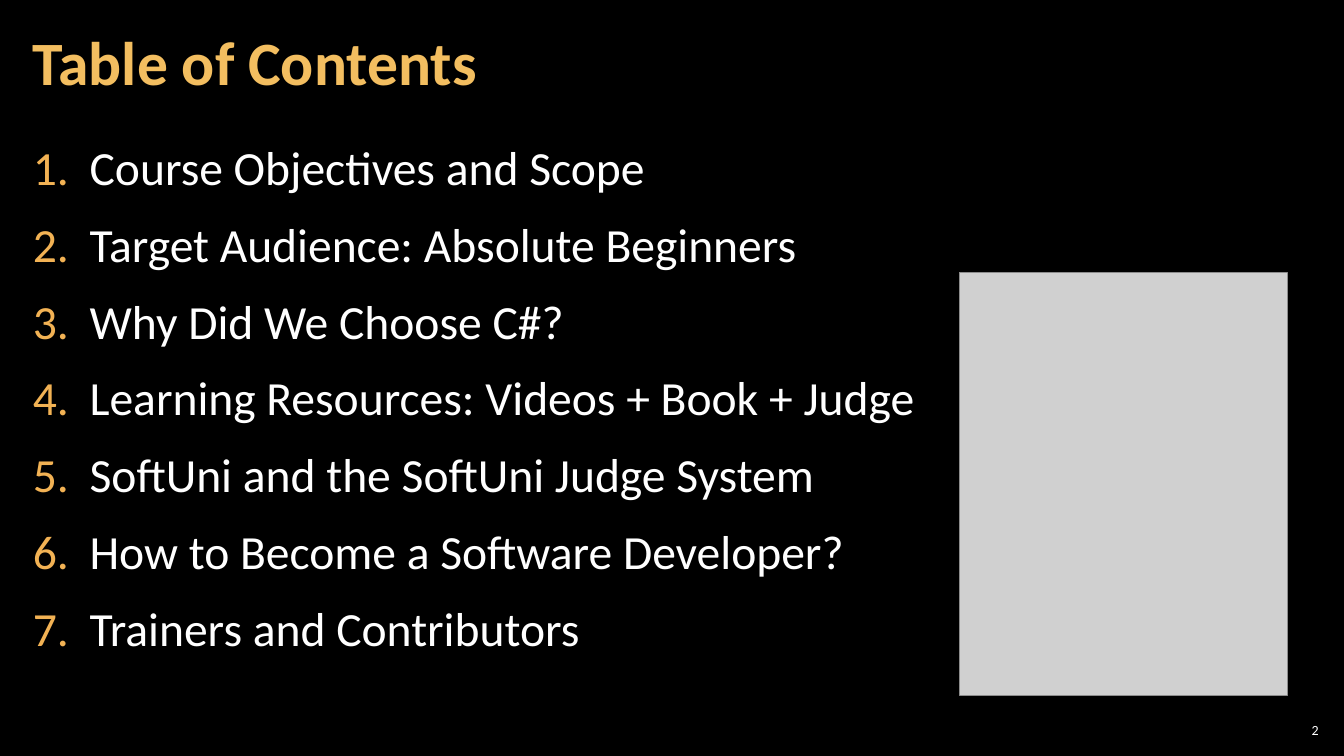
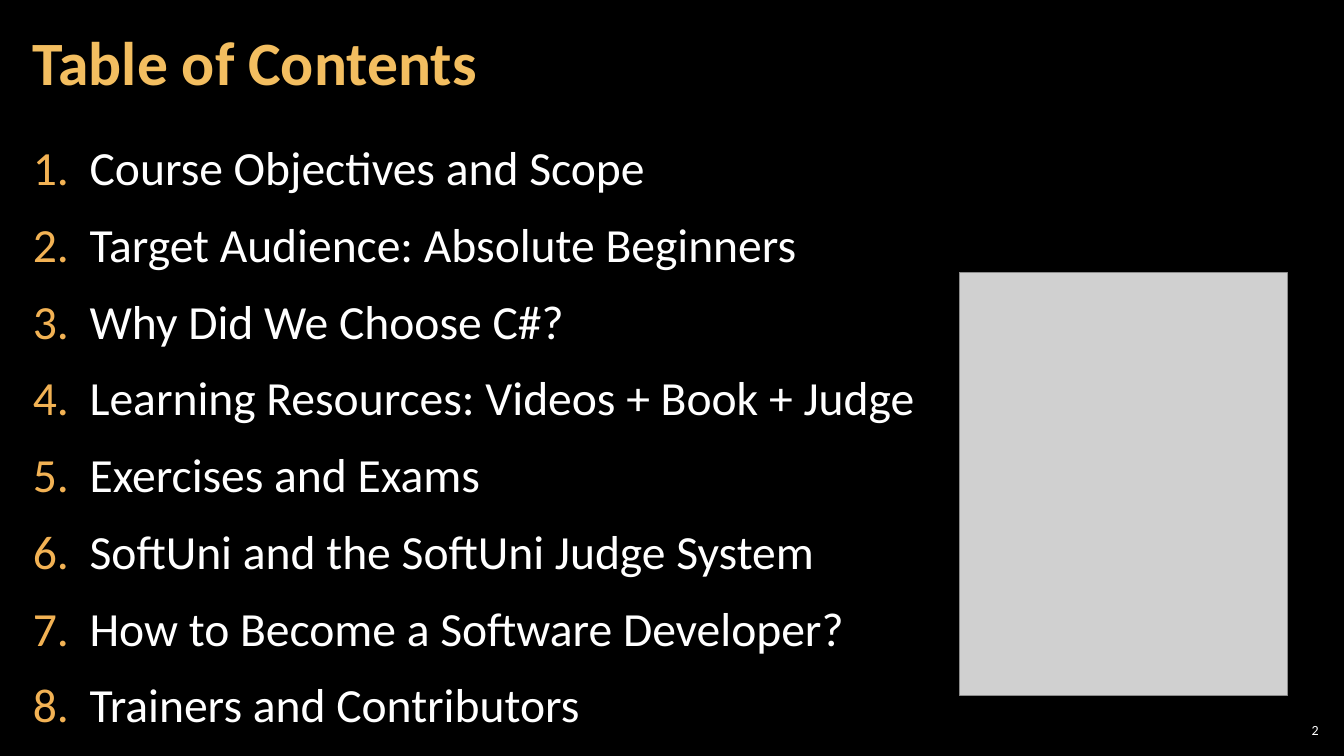
Before and after one commit to SoftUni/Programming-Basics-Resources, a slide deck: slide 2 of Presentation-Slides-CSharp-EN/Chapter-0-Preface/01.Chapter-Overview.pptx. Drawn at 1344x756 pixels with LibreOffice and Linux fonts; fonts in the diff are those of the drawing; grey boxes stand for pictures; background and template pictures are left out. Boxes give left, top, right and bottom in pixels: in the first picture for what was removed or moved away, otherwise in the second. Text is boxed around its words. In the diff, an @@ line names an element or a change of style, - is before the commit and + after.

Commit message:
Added slides

```diff
--- a/Presentation-Slides-CSharp-EN/Chapter-0-Preface/01.Chapter-Overview.pptx
+++ b/Presentation-Slides-CSharp-EN/Chapter-0-Preface/01.Chapter-Overview.pptx
@@ text at box(90, 459, 480, 493): paragraph added @@
+5. Exercises and Exams
```
Also in this commit, not shown: 1 slide added.
